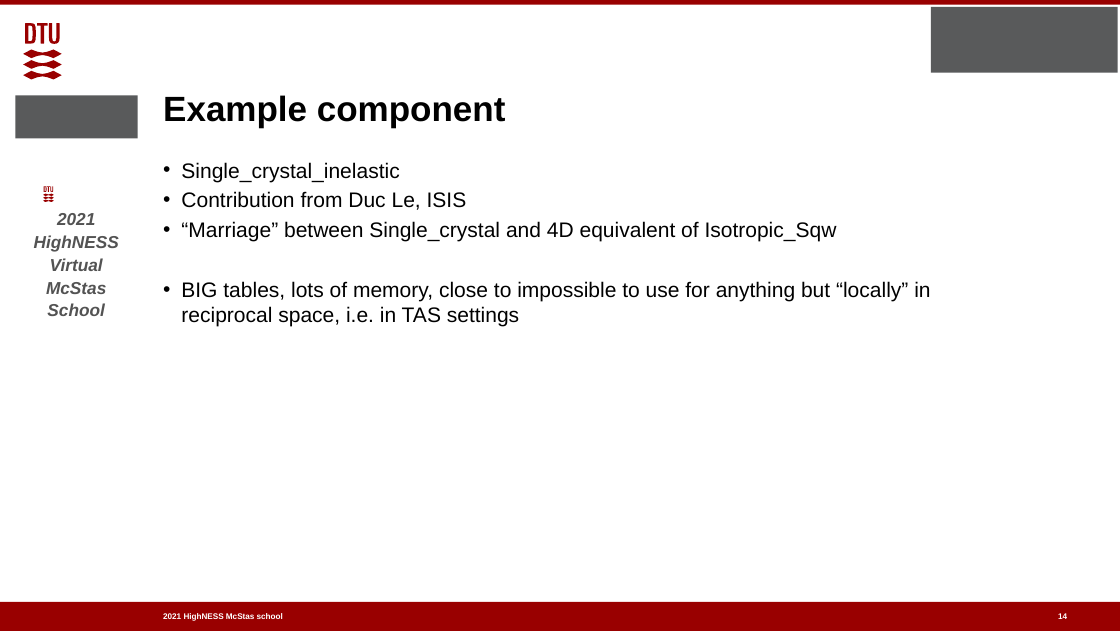
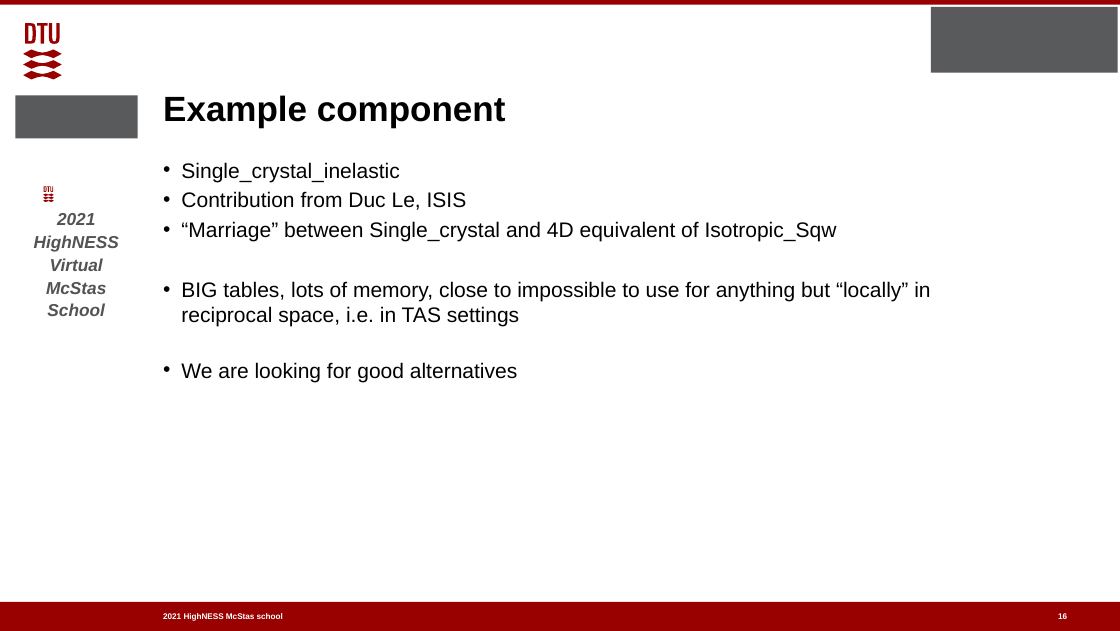
Before and after one commit to McStasMcXtrace/Schools, a slide deck: slide 16 of ESS_May_2021/Thursday_May_6th/2_Samples_II/More_samples.pptx (slide 14 before the commit). Drawn at 1120x631 pixels with LibreOffice and Linux fonts; fonts in the diff are those of the drawing; background and template pictures are left out. Boxes give left, top, right and bottom in pixels: in the first picture for what was removed or moved away, otherwise in the second. Text is boxed around its words. In the diff, an @@ line names an element or a change of style, - is before the commit and + after.

```diff
--- a/ESS_May_2021/Thursday_May_6th/2_Samples_II/More_samples.pptx
+++ b/ESS_May_2021/Thursday_May_6th/2_Samples_II/More_samples.pptx
@@ text at [181, 362, 517, 382]: paragraph added @@
+• We are looking for good alternatives
@@ page number at [1058, 613, 1067, 619]: text changed @@
-14
+16
```
Also in this commit, not shown: 3 other slides changed, 2 slides added, 2 other files.
